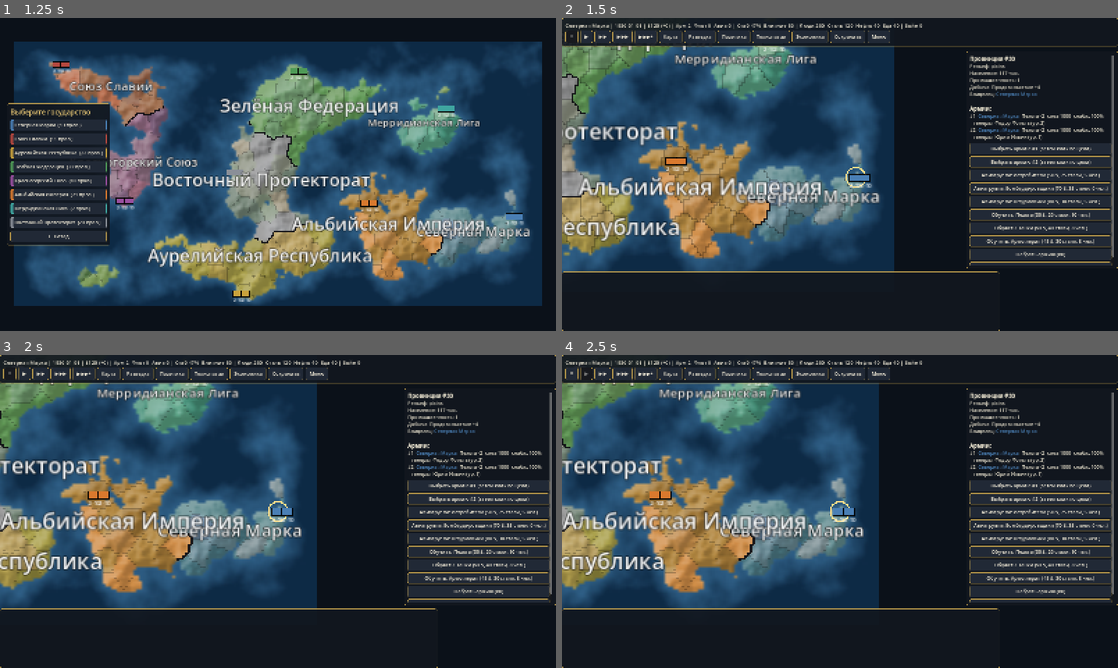
Above: before the commit, frames 1-4 (two rows, left to right).
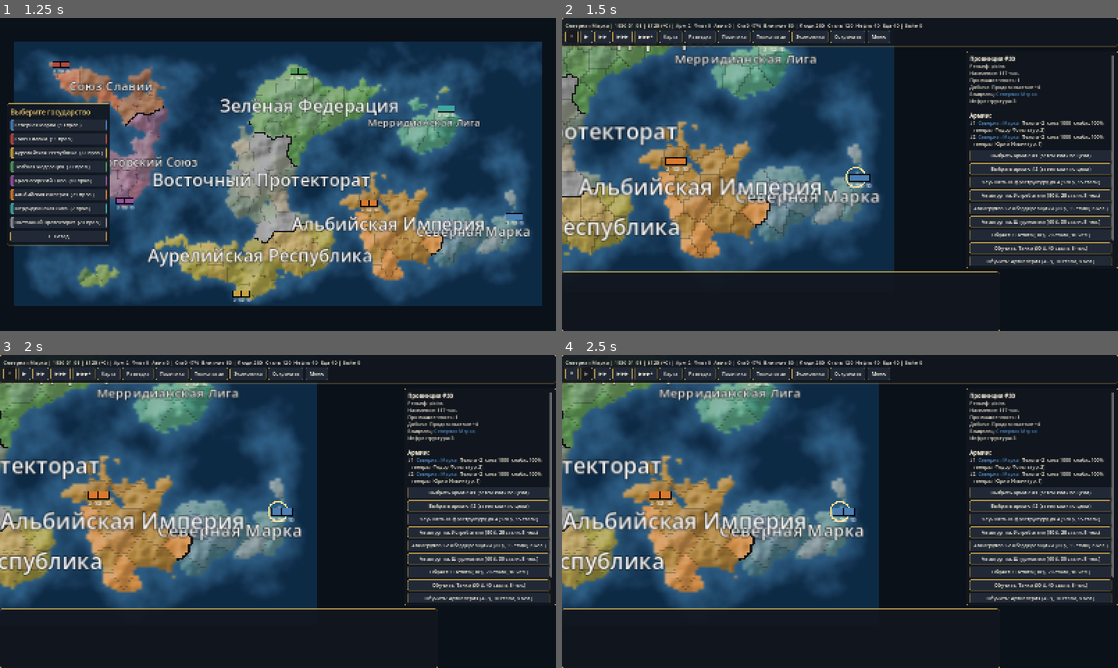
Above: after the commit, the same moments.

Repository: KIR223/game-universal
Game: Godot game, scene res://game/ui/main.tscn
The game is run twice, just before and just after one commit, with the same random seed, the same clock (stepped at 60 frames per second) and the same inputs.
Inputs:
- Up to frame 1 (1.25 s): click "Новая игра" at 0.5 s
- Up to frame 2 (1.5 s): click "Северная Марка (13 пров.)" at 1.25 s
- Up to frame 3 (2 s): no input
- Up to frame 4 (2.5 s): click "▶" at 2 s

Frame 1 is identical in both runs. In frame 2, 5.1% of the frame differs, in the area x 73-100%, y 25-79%; in frame 3, 5.1%; in frame 4, 5.1%.

Commit message:
Add logistics: infrastructure, blockades, convoy raiding
- Province infrastructure (1-5) drives supply step cost; bombing degrades it; build_infra command
- Port blockades by enemy fleets cut income, sea trade and naval supply hubs
- Sea trade lanes: raiders sink shipments, escorts protect them; AI fleets blockade and escort
- UI: infrastructure info/upgrade, blockade warning; save format v9; 1471 headless checks

Co-Authored-By: Claude Sonnet 5.5 <noreply@anthropic.com>

Diff:
--- a/game/simulation/simulation.gd
+++ b/game/simulation/simulation.gd
@@ -3,7 +3,7 @@
 ## Headless, deterministic game simulation. No Node/graphics dependencies.
 ## All mutations from players go through apply_command(); time advances via tick_day().
 
-const SAVE_VERSION := 8
+const SAVE_VERSION := 9
 const ARMY_COST := 60
 const ARMY_BASE_STRENGTH := 1000
 const FLEET_COST := 90
@@ -22,6 +22,7 @@
 const WING_SIZE := 50
 const PP_CAP := 300
 const MAX_NET := 100
+const MAX_INFRA := 5
 const MOVE_DAYS := 3
 const MAX_WAR_DAYS := 150
 const TERRAIN_DEFENSE := {
@@ -62,6 +63,7 @@
 var intel_defs: Dictionary = {}
 var ops: Array = []  # {"id","owner","target","type","left","total"}
 var next_op_id := 1
+var infra := PackedInt32Array()  # per-province railway/road level 1..5
 var tech_defs: Dictionary = {}
 var tech_order: Array = []
 var alliances: Array = []  # each: {"a": int, "b": int}
@@ -85,6 +87,12 @@
 	owner = WorldGen.assign_owners(world, caps)
 	damage.resize(owner.size())
 	damage.fill(0)
+	infra.resize(owner.size())
+	for p in owner.size():
+		var pv: Dictionary = world["provinces"][p]
+		infra[p] = clampi(1 + pv["pop"] / 80, 1, 4) if pv["land"] else 0
+	for cap_p in caps:
+		infra[cap_p] = mini(MAX_INFRA, infra[cap_p] + 1)
 	countries.clear()
 	for i in caps.size():
 		var d: Dictionary = country_defs[i]
@@ -531,6 +539,7 @@
 		"laws": law_defaults.duplicate(), "done": {}, "timed": [], "crisis": 0,
 		"ev_seen": {}, "pending": [],
 		"intel": {"level": 1, "xp": 0, "net": {}, "counter": 0, "disinfo_until": -1},
+		"blockade": 0,
 	}
 	countries.append(c)
 	return c
@@ -1163,6 +1172,65 @@
 				return
 
 
+func _ai_navy(cid: int) -> void:
+	var enemies := enemies_of(cid)
+	var mine := fleets_of(cid)
+	var idx := 0
+	for f in mine:
+		idx += 1
+		if not f["path"].is_empty():
+			continue
+		var goals: Array[int] = []
+		if not enemies.is_empty() and idx % 2 == 1:
+			# blockade / raid: enemy ports and the lanes of their sea trade
+			for p in owner.size():
+				if enemies.has(owner[p]) and is_coastal(p):
+					var sn := sea_next_to(p)
+					if sn >= 0 and not goals.has(sn):
+						goals.append(sn)
+			for t in trades:
+				if enemies.has(t["buyer"]) or enemies.has(t["seller"]):
+					for q in trade_route(t["buyer"], t["seller"]):
+						if not goals.has(q):
+							goals.append(q)
+		else:
+			# escort: sit on the lane of our own sea trade, else at home
+			for t in trades:
+				if t["buyer"] == cid or t["seller"] == cid:
+					var r := trade_route(t["buyer"], t["seller"])
+					if not r.is_empty():
+						goals.append(r[r.size() / 2])
+						break
+			if goals.is_empty() and port_of(cid) >= 0:
+				goals.append(sea_next_to(port_of(cid)))
+		var best: Array = []
+		for g in goals:
+			if g == f["prov"]:
+				best = []
+				break
+			var path := _sea_path(f["prov"], g)
+			if not path.is_empty() and (best.is_empty() or path.size() < best.size()):
+				best = path
+		if not best.is_empty():
+			f["path"] = best
+			f["move"] = 0
+
+
+func _ai_infra(cid: int) -> void:
+	var c: Dictionary = countries[cid]
+	if c["treasury"] < 300 or c["stock"]["steel"] < 60:
+		return
+	var best := -1
+	for a in armies_of(cid):
+		var p: int = a["prov"]
+		if owner[p] == cid and infra[p] < MAX_INFRA and (best < 0 or infra[p] < infra[best]):
+			best = p
+	if best < 0 and owner[c["capital"]] == cid and infra[c["capital"]] < MAX_INFRA:
+		best = c["capital"]
+	if best >= 0:
+		apply_command({"type": "build_infra", "country": cid, "province": best})
+
+
 static func load_unit_defs() -> Dictionary:
 	var out := {}
 	var f := FileAccess.open("res://data/units.json", FileAccess.READ)
@@ -1424,6 +1492,22 @@
 					ops = ops.filter(func(x): return x["id"] != oid)
 					return {"ok": true}
 			return _fail("no such operation")
+		"build_infra":
+			var ip: int = cmd.get("province", -1)
+			if ip < 0 or ip >= owner.size() or owner[ip] != cid or not provinces()[ip]["land"]:
+				return _fail("invalid province")
+			if infra[ip] >= MAX_INFRA:
+				return _fail("already maximal")
+			var ic: Dictionary = countries[cid]
+			var icost := 60 + 20 * infra[ip]
+			if ic["treasury"] < icost:
+				return _fail("not enough funds")
+			if ic["stock"]["steel"] < 15:
+				return _fail("not enough steel")
+			ic["treasury"] -= icost
+			ic["stock"]["steel"] -= 15
+			infra[ip] += 1
+			return {"ok": true}
 		"set_law":
 			var cat: String = cmd.get("category", "")
 			var lid: String = cmd.get("law", "")
@@ -1663,6 +1747,7 @@
 
 func tick_day() -> void:
 	day += 1
+	_logistics()
 	_economy()
 	_trade()
 	_resources()
@@ -1702,7 +1787,7 @@
 		countries[f["owner"]]["upkeep"] += f["strength"] / 150
 	for c in countries:
 		if c["alive"]:
-			c["income"] = c["income"] * (100 + mod(c["id"], "income_pct")) / 100
+			c["income"] = c["income"] * (100 + mod(c["id"], "income_pct")) * (100 - c["blockade"] / 5) / 10000
 			c["upkeep"] = c["upkeep"] * (100 + mod(c["id"], "upkeep_pct")) / 100
 	for c in countries:
 		if c["alive"]:
@@ -1764,6 +1849,72 @@
 	return {"ok": true}
 
 
+## A port province is blockaded when an enemy fleet sits in an adjacent sea and no friendly fleet contests it.
+func port_blockaded(p: int, cid: int) -> bool:
+	var provs := provinces()
+	var enemy_here := false
+	var friend_here := false
+	for q in provs[p]["neighbors"]:
+		if provs[q]["land"]:
+			continue
+		for f in fleets:
+			if f["prov"] != q or f["strength"] <= 0:
+				continue
+			if f["owner"] == cid or allied(cid, f["owner"]):
+				friend_here = true
+			elif at_war(cid, f["owner"]):
+				enemy_here = true
+	return enemy_here and not friend_here
+
+
+func blockade_level(cid: int) -> int:
+	var ports := 0
+	var blocked := 0
+	for p in owner.size():
+		if owner[p] == cid and is_coastal(p):
+			ports += 1
+			if port_blockaded(p, cid):
+				blocked += 1
+	return blocked * 100 / ports if ports > 0 else 0
+
+
+## Sea lane between two trading partners (empty if they share a land border).
+func trade_route(buyer: int, seller: int) -> Array:
+	if neighbor_countries(buyer).has(seller):
+		return []
+	var pb := port_of(buyer)
+	var ps := port_of(seller)
+	if pb < 0 or ps < 0:
+		return []
+	var a := sea_next_to(pb)
+	var b := sea_next_to(ps)
+	if a < 0 or b < 0:
+		return []
+	var path := _sea_path(a, b)
+	path.push_front(a)
+	return path
+
+
+func _lane_forces(route: Array, buyer: int, seller: int) -> Vector2:
+	var raiders := 0.0
+	var escorts := 0.0
+	for f in fleets:
+		if f["strength"] <= 0 or not route.has(f["prov"]):
+			continue
+		var o: int = f["owner"]
+		if o == buyer or o == seller or allied(o, buyer) or allied(o, seller):
+			escorts += f["strength"]
+		elif at_war(o, buyer) or at_war(o, seller):
+			raiders += f["strength"]
+	return Vector2(raiders, escorts)
+
+
+func _logistics() -> void:
+	for c in countries:
+		if c["alive"]:
+			c["blockade"] = blockade_level(c["id"])
+
+
 func _trade() -> void:
 	var kept: Array = []
 	for t in trades:
@@ -1772,6 +1923,20 @@
 		if not b["alive"] or not s["alive"] or at_war(t["buyer"], t["seller"]) or _embargoed(t["buyer"], t["seller"]):
 			continue
 		var cost: int = t["amount"] * t["price"]
+		var route := trade_route(t["buyer"], t["seller"])
+		if not route.is_empty():
+			if b["blockade"] >= 50 or s["blockade"] >= 50:
+				t["fails"] += 1
+				if t["fails"] <= 15:
+					kept.append(t)
+				continue
+			var forces := _lane_forces(route, t["buyer"], t["seller"])
+			if forces.x > forces.y and s["stock"][t["res"]] >= t["amount"]:
+				s["stock"][t["res"]] -= t["amount"]  # shipment sunk
+				if day % 10 == 0:
+					_log("%s: конвой %s → %s потоплен рейдерами" % [date_string(), s["name"], b["name"]])
+				kept.append(t)
+				continue
 		if s["stock"][t["res"]] >= t["amount"] and b["treasury"] >= cost:
 			s["stock"][t["res"]] -= t["amount"]
 			b["stock"][t["res"]] = mini(b["stock"][t["res"]] + t["amount"], STOCK_CAP)
@@ -2206,11 +2371,16 @@
 # ---- supply
 
 ## Supply distance from hubs (capital; ports too when a fleet provides naval supply).
+func eff_infra(p: int) -> int:
+	return maxi(1, infra[p] - damage[p] / 30)
+
+
+## Supply distance from hubs. Cost per step depends on infrastructure (own land ~5-9, hostile ~20-24).
 func _supply_dist(cid: int) -> Dictionary:
 	var provs := provinces()
 	var dist := {}
 	var buckets: Array = []
-	for _i in 160:
+	for _i in 600:
 		buckets.append([])
 	var cap: int = countries[cid]["capital"]
 	if owner[cap] == cid:
@@ -2219,23 +2389,23 @@
 	else:
 		for p in owner.size():
 			if owner[p] == cid:
-				dist[p] = 6
-				buckets[6].append(p)
+				dist[p] = 60
+				buckets[60].append(p)
 				break
 	if not fleets_of(cid).is_empty():
 		for p in owner.size():
-			if owner[p] == cid and is_coastal(p) and not dist.has(p):
-				dist[p] = 8
-				buckets[8].append(p)
-	for d in 160:
+			if owner[p] == cid and is_coastal(p) and not dist.has(p) and not port_blockaded(p, cid):
+				dist[p] = 80
+				buckets[80].append(p)
+	for d in 600:
 		for p in buckets[d]:
 			if dist[p] != d:
 				continue
 			for q in provs[p]["land_neighbors"]:
 				var o := owner[q]
-				var cost := 1 if (o == cid or allied(cid, o)) else 3
+				var cost: int = (10 - eff_infra(q)) if (o == cid or allied(cid, o)) else (25 - eff_infra(q))
 				var nd := d + cost
-				if nd < 160 and nd < dist.get(q, 999):
+				if nd < 600 and nd < dist.get(q, 9999):
 					dist[q] = nd
 					buckets[nd].append(q)
 	return dist
@@ -2261,10 +2431,10 @@
 			demand += a["div"].size()
 		var factor := minf(1.0, float(6 + industry[c["id"]]) * (100 + mod(c["id"], "supply_pct")) / 100.0 / maxf(demand, 1.0))
 		for a in mine:
-			var d: int = dist.get(a["prov"], 999)
+			var d: int = dist.get(a["prov"], 9999)
 			if not provs[a["prov"]]["land"]:
-				d = 8
-			a["supply"] = int(clampf(1.0 - d * 0.1 * (100 - mini(mod(c["id"], "supply_decay_pct"), 80)) / 100.0, 0.0, 1.0) * factor * 100.0)
+				d = 80
+			a["supply"] = int(clampf(1.0 - d * 0.01 * (100 - mini(mod(c["id"], "supply_decay_pct"), 80)) / 100.0, 0.0, 1.0) * factor * 100.0)
 			if a["supply"] < 20:
 				_hurt(a, a["strength"] / 100)
 
@@ -2460,6 +2630,10 @@
 		if day % 15 == 0:
 			_ai_intel(cid)
 		if day % 10 == 0:
+			_ai_navy(cid)
+		if day % 20 == 0:
+			_ai_infra(cid)
+		if day % 10 == 0:
 			_ai_research(cid)
 		if day % 10 == 0:
 			_ai_merge(cid)
@@ -2551,7 +2725,7 @@
 	return {
 		"version": SAVE_VERSION, "seed": seed_value, "day": day,
 		"owner": owner, "countries": countries, "armies": armies, "wars": wars,
-		"next_army_id": next_army_id, "next_general_id": next_general_id, "ops": ops, "next_op_id": next_op_id, "ne …(294 unchanged characters)…
+		"next_army_id": next_army_id, "next_general_id": next_general_id, "infra": infra, "ops": ops, "next_op_id": next_op_id, "ne …(294 unchanged characters)…
 	}
 
 
@@ -2576,6 +2750,7 @@
 	sim.name_pool = load_name_pool()
 	sim._load_techs()
 	sim.next_general_id = d["next_general_id"]
+	sim.infra = d["infra"]
 	sim.ops = d["ops"]
 	sim.next_op_id = d["next_op_id"]
 	sim._load_intel()
@@ -2593,4 +2768,4 @@
 
 ## State fingerprint for desync detection (multiplayer) and tests.
 func checksum() -> int:
-	return var_to_str([day, owner, countries, armies, fleets, wings, damage, alliances, trades, embargoes, wars, rng.state]).hash()
+	return var_to_str([day, owner, countries, armies, fleets, wings, damage, infra, alliances, trades, embargoes, wars, rng.state]).hash()
--- a/game/ui/main.gd
+++ b/game/ui/main.gd
@@ -26,7 +26,7 @@
 	"not enough funds": "не хватает денег", "not enough steel": "не хватает стали",
 	"seller has no surplus": "у продавца нет излишков", "no trade route": "нет торгового пути",
 	"cannot afford": "не хватает денег для сделки", "too many deals": "слишком много сделок",
-	"human target": "партнёр — игрок", "invalid operation": "неверная операция", "no fre …(1167 unchanged characters)…
+	"human target": "партнёр — игрок", "invalid province": "неверная провинция", "already maximal": "уже максимальный уровень", "invalid operation": "неверная операция", "no fre …(1167 unchanged characters)…
 	"no transport": "нет транспорта", "no route": "нет маршрута", "ally": "это союзник",
 	"already embargoed": "эмбарго уже введено", "no embargo": "эмбарго не было", "no port": "нет порта",
 	"invalid target": "неверная цель", "not at war": "нет войны", "already at war": "уже война",
@@ -508,6 +508,7 @@
 			t += "Отношения: %s\n" % ("[color=#d96a5a]ВОЙНА[/color]" if sim.at_war(player, o) else "мир")
 	else:
 		t += "Владелец: нейтральная\n"
+	t += "Инфраструктура: %d%s\n" % [sim.infra[pid], (" (из-за разрушений %d)" % sim.eff_infra(pid)) if sim.eff_infra(pid) != sim.infra[pid] else ""]
 	if sim.damage[pid] > 0:
 		t += "Разрушения от бомбардировок: %d%%\n" % sim.damage[pid]
 	var wh := sim.wings_at(pid)
@@ -557,6 +558,8 @@
 			_actions.add_child(wb2)
 	if map.selected_wing >= 0:
 		_air_tools(sim.wing_by_id(map.selected_wing))
+	if o == player and sim.infra[pid] < Simulation.MAX_INFRA:
+		_cmd_button("Улучшить инфраструктуру до %d (%d $, 15 стали)" % [sim.infra[pid] + 1, 60 + 20 * sim.infra[pid]], {"type": "build_infra", "country": player, "province": pid})
 	if o == player:
 		for at in sim.air_defs:
 			var ad: Dictionary = sim.air_defs[at]
@@ -749,6 +752,11 @@
 			if i == 0 and c["short"].has(id):
 				l.add_theme_color_override("font_color", Color("d96a5a"))
 			grid.add_child(l)
+	if c["blockade"] > 0:
+		var bl := Label.new()
+		bl.text = "Блокада портов: %d%% (доход снижен, морская торговля нарушена)" % c["blockade"]
+		bl.add_theme_color_override("font_color", Color("d96a5a"))
+		_eco_dyn.add_child(bl)
 	var deals := sim.trades_of(player)
 	var t := Label.new()
 	t.text = "Торговые сделки: %d" % deals.size()
--- a/tests/run_tests.gd
+++ b/tests/run_tests.gd
@@ -763,3 +763,120 @@
 	check(nets > 0 or x.ops.size() > 0, "AI runs intelligence work (networks %d, ops %d)" % [nets, x.ops.size()])
 	var r := Simulation.from_dict(str_to_var(var_to_str(x.to_dict())), Simulation.load_country_defs())
 	check(r.checksum() == x.checksum() and r.ops.size() == x.ops.size(), "intelligence survives save/load")
+
+
+func _sea_trade_pair(sim: Simulation) -> Array:
+	for a in sim.countries:
+		for b in sim.countries:
+			if a["id"] < b["id"] and sim.can_trade(a["id"], b["id"]) and not sim.trade_route(a["id"], b["id"]).is_empty():
+				return [a["id"], b["id"]]
+	return []
+
+
+func test_infrastructure() -> void:
+	var sim := _make(42)
+	for p in sim.provinces():
+		if p["land"]:
+			check(sim.infra[p["id"]] >= 1 and sim.infra[p["id"]] <= Simulation.MAX_INFRA, "infra in range")
+		else:
+			check(sim.infra[p["id"]] == 0, "sea has no infra")
+	var c: Dictionary = sim.countries[0]
+	c["treasury"] = 5000
+	c["stock"]["steel"] = 500
+	var prov := -1
+	for p in sim.country_provinces(0):
+		if sim.infra[p] < Simulation.MAX_INFRA:
+			prov = p
+			break
+	var lvl: int = sim.infra[prov]
+	var t0: int = c["treasury"]
+	check(sim.apply_command({"type": "build_infra", "country": 0, "province": prov})["ok"], "infrastructure upgraded")
+	check(sim.infra[prov] == lvl + 1 and c["treasury"] == t0 - (60 + 20 * lvl), "level and cost correct")
+	check(not sim.apply_command({"type": "build_infra", "country": 0, "province": sim.country_provinces(1)[0]})["ok"], "cannot build abroad")
+	sim.infra[prov] = Simulation.MAX_INFRA
+	check(not sim.apply_command({"type": "build_infra", "country": 0, "province": prov})["ok"], "max level enforced")
+	# bombing degrades infrastructure
+	sim.damage[prov] = 90
+	check(sim.eff_infra(prov) < Simulation.MAX_INFRA, "bomb damage lowers effective infrastructure")
+	# better infrastructure => shorter supply distance
+	var s2 := _make(42)
+	var far := 0
+	var d0 := s2._supply_dist(0)
+	for p in d0:
+		if d0[p] > d0.get(far, 0):
+			far = p
+	for p in s2.country_provinces(0):
+		s2.infra[p] = Simulation.MAX_INFRA
+	var d1 := s2._supply_dist(0)
+	check(d1[far] < d0[far], "railways shorten the supply line (%d -> %d)" % [d0[far], d1[far]])
+
+
+func test_blockade_and_convoys() -> void:
+	var sim := _make(42)
+	var port := -1
+	var victim := -1
+	for c in sim.countries:
+		if sim.port_of(c["id"]) >= 0:
+			victim = c["id"]
+			port = sim.port_of(victim)
+			break
+	check(victim >= 0, "found a coastal country")
+	var attacker := 0 if victim != 0 else 1
+	var sea := sim.sea_next_to(port)
+	sim.wars.append({"a": attacker, "b": victim, "start": 0})
+	sim.fleets.append({"id": 900, "owner": attacker, "prov": sea, "strength": 1500, "path": [], "move": 0})
+	check(sim.port_blockaded(port, victim), "enemy fleet blockades the port")
+	check(sim.blockade_level(victim) > 0, "blockade level positive")
+	sim.fleets.append({"id": 901, "owner": victim, "prov": sea, "strength": 1500, "path": [], "move": 0})
+	check(not sim.port_blockaded(port, victim), "a defending fleet breaks the blockade")
+	# income falls under blockade
+	var s2 := _make(42)
+	s2.tick_day()
+	var inc: int = s2.countries[victim]["income"]
+	s2.countries[victim]["blockade"] = 100
+	s2._economy()
+	check(s2.countries[victim]["income"] < inc, "blockade cuts income")
+	# sea trade: raiders sink convoys, escorts protect them
+	var pair := _sea_trade_pair(_make(42))
+	if pair.is_empty():
+		return
+	var s3 := _make(42)
+	var b: int = pair[0]
+	var sl: int = pair[1]
+	var third := 0
+	for c in s3.countries:
+		if c["id"] != b and c["id"] != sl:
+			third = c["id"]
+			break
+	s3.countries[b]["treasury"] = 100000
+	s3.countries[sl]["stock"]["food"] = 1000
+	s3.countries[sl]["prod"]["food"] = 50
+	check(s3.apply_command({"type": "propose_trade", "country": b, "target": sl, "res": "food", "amount": 5})["ok"], "sea trade deal made")
+	var route := s3.trade_route(b, sl)
+	s3.wars.append({"a": third, "b": b, "start": 0})
+	s3.fleets.append({"id": 910, "owner": third, "prov": route[route.size() / 2], "strength": 1500, "path": [], "move": 0})
+	var stock0: int = s3.countries[sl]["stock"]["food"]
+	var buyer0: int = s3.countries[b]["stock"]["food"]
+	s3._trade()
+	check(s3.countries[sl]["stock"]["food"] == stock0 - 5, "seller loses the sunk shipment")
+	check(s3.countries[b]["stock"]["food"] == buyer0, "buyer receives nothing")
+	s3.fleets.append({"id": 911, "owner": b, "prov": route[route.size() / 2], "strength": 3000, "path": [], "move": 0})
+	var stock1: int = s3.countries[sl]["stock"]["food"]
+	s3._trade()
+	check(s3.countries[b]["stock"]["food"] == buyer0 + 5 and s3.countries[sl]["stock"]["food"] == stock1 - 5, "escorted convoy gets through")
+
+
+func test_logistics_long_run() -> void:
+	var x := _make(21)
+	var y := _make(21)
+	for i in 500:
+		x.tick_day()
+		y.tick_day()
+	check(x.checksum() == y.checksum(), "logistics deterministic over 500 days")
+	var upgraded := 0
+	for p in x.owner.size():
+		if x.infra[p] > 0:
+			upgraded += x.infra[p]
+	check(upgraded > 0, "infrastructure exists")
+	var r := Simulation.from_dict(str_to_var(var_to_str(x.to_dict())), Simulation.load_country_defs())
+	check(r.checksum() == x.checksum() and r.infra == x.infra, "infrastructure survives save/load")
Not shown, changed: docs/HANDOFF.md
Not shown, changed: docs/ROADMAP.md
